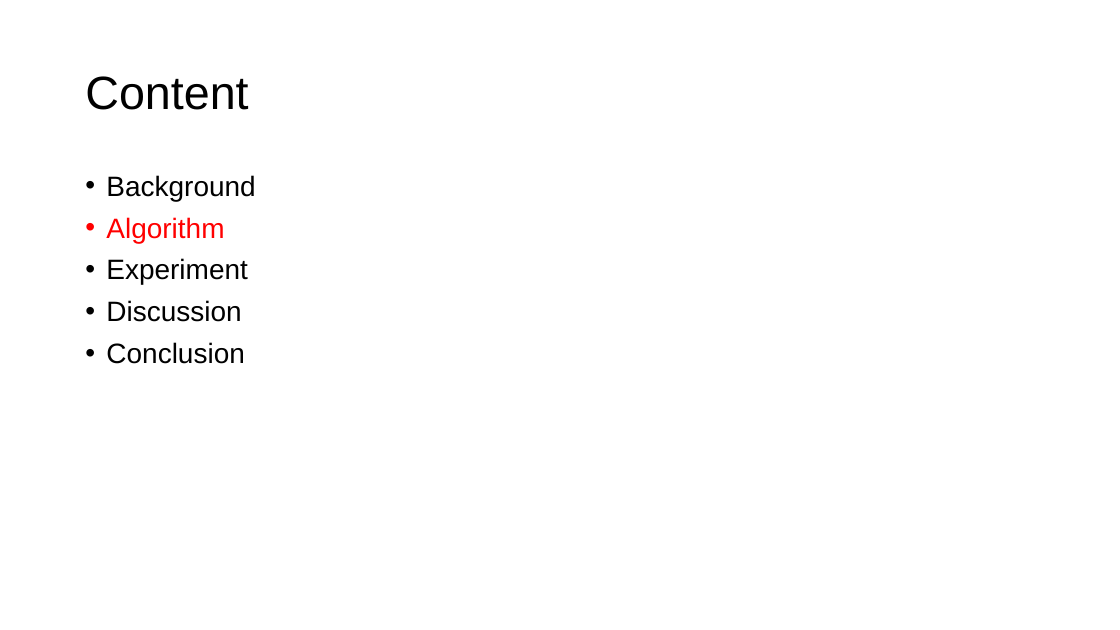
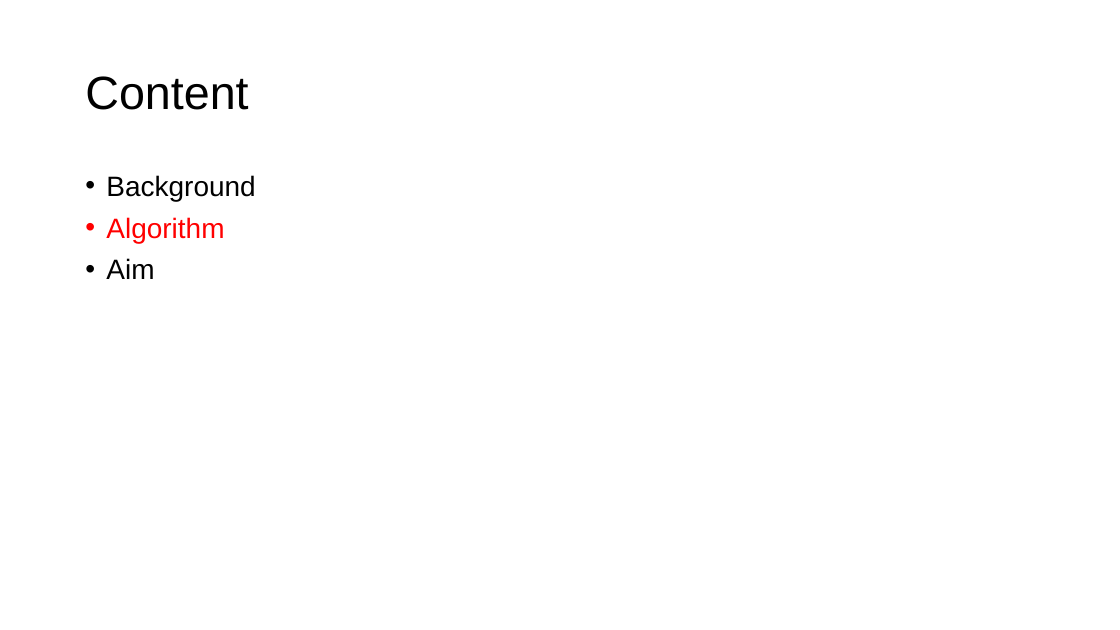
Before and after one commit to jerryweihuajing/Post-Processing, a slide deck: slide 8 of CG Finals.pptx. Drawn at 1120x630 pixels with LibreOffice and Linux fonts; fonts in the diff are those of the drawing. Boxes give left, top, right and bottom in pixels: in the first picture for what was removed or moved away, otherwise in the second. Text is boxed around its words. In the diff, an @@ line names an element or a change of style, - is before the commit and + after.

```diff
--- a/CG Finals.pptx
+++ b/CG Finals.pptx
@@ text at bbox=[106, 258, 154, 279]: text changed @@
-• Experiment
-• Discussion
-• Conclusion
+• Aim
```
Also in this commit, not shown: 9 other slides changed, 15 slides added, 2 slides removed, 11 other files.
